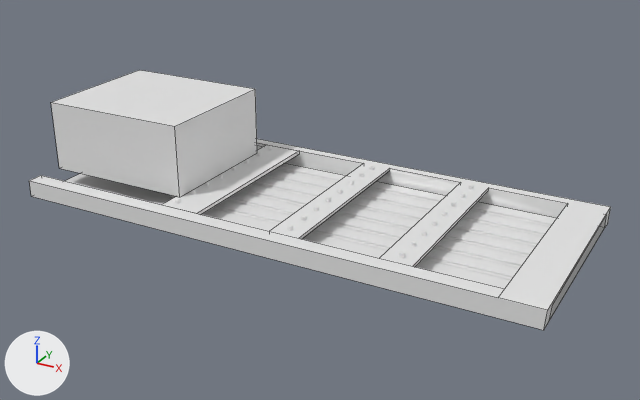
The FBX model Art/Environment Without Tracks And Rails.fbx: old version first, new version second.
Rendered twice from a 50 mm lens placed at (328.0, -578.0, 300.0), pointed at (12.0, -4.0, 13.0). Arrows for +X, +Y and +Z are at lower left; the lights stay in place. Mesh edges are drawn as thin lines on the coarser meshes. Where no turn or scale is listed for an object, it has been applied to the vertices. Vertices at the same position are counted once.

The older version as bpy lines, for what is in view:
```python
me_cube = bpy.data.meshes.new('Cube')
me_cube.from_pydata(...)  # 49 vertices, 29 faces; spans x -221.0..221.0, y -89.0..91.0, z 0.0..15.0
me_cube_004 = bpy.data.meshes.new('Cube.004')
me_cube_004.from_pydata(...)  # 160 vertices, 144 faces; spans x -137.0..170.0, y -9.0..148.0, z -1.0..1.0
me_cube_017 = bpy.data.meshes.new('Cube.017')
me_cube_017.from_pydata(...)  # a box spanning x -65.0..65.0, y -58.0..58.0, z -30.0..30.0
ob_molyneux_building = bpy.data.objects.new('Molyneux Building', me_cube_017)
ob_molyneux_building.location = (-152.5, 0.9, 44.8)
ob_platforms = bpy.data.objects.new('Platforms', me_cube_004)
ob_platforms.location = (19.8, -66.5, 1.0)
ob_walls = bpy.data.objects.new('Walls', me_cube)
ob_walls.location = (0.0, 0.0, -0.4)
```
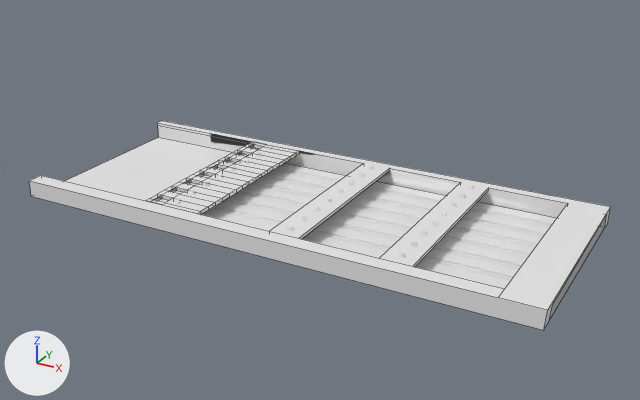
The change, as a diff of the scene's bpy script:
```diff
--- a/Art/Environment Without Tracks And Rails.fbx.py
+++ b/Art/Environment Without Tracks And Rails.fbx.py
@@ me_cube @@
 # used by ob_walls; location = (0.0, 0.0, -0.4)
-me_cube.from_pydata(...)  # 49 vertices, 29 faces; spans x -221.0..221.0, y -89.0..91.0, z 0.0..15.0
+me_cube.from_pydata(...)  # 185 vertices, 165 faces; spans x -221.0..221.0, y -89.0..91.0, z 0.0..15.0
+# me_cube part 1
+# 4 faces are deleted
+# 4 vertices are added at (-103.0, 82.0, 15.0), (-103.0, -76.0, 15.0), (-103.0, -76.0, 12.0), (-103.0, 82.0, 12.0)
+# 6 new vertices lie (0.0, -6.0, 0.0) away from vertices in x -103.0..-57.0, y 82.0, z 12.0..15.0
+# 6 new vertices lie (0.0, -10.0, 0.0) away from vertices in x -103.0..-57.0, y 76.0, z 12.0..15.0
+# 8 new vertices lie (-4.0, 0.0, 0.0) away from vertices in x -103.0, y -76.0..82.0, z 12.0..15.0
+# 8 new vertices lie (0.0, -10.0, 0.0) away from vertices in x -107.0..-57.0, y 66.0, z 12.0..15.0
+# 8 new vertices lie (0.0, -10.0, 0.0) away from vertices in x -107.0..-57.0, y 56.0, z 12.0..15.0
+# 8 new vertices lie (0.0, -10.0, 0.0) away from vertices in x -107.0..-57.0, y 46.0, z 12.0..15.0
+# 8 new vertices lie (0.0, -10.0, 0.0) away from vertices in x -107.0..-57.0, y 36.0, z 12.0..15.0
+# 8 new vertices lie (0.0, -9.0, 0.0) away from vertices in x -107.0..-57.0, y 26.0, z 12.0..15.0
+# 8 new vertices lie (0.0, -9.0, 0.0) away from vertices in x -107.0..-57.0, y 17.0, z 12.0..15.0
+# 8 new vertices lie (0.0, -11.0, 0.0) away from vertices in x -107.0..-57.0, y 8.0, z 12.0..15.0
+# 8 new vertices lie (0.0, -10.0, 0.0) away from vertices in x -107.0..-57.0, y -3.0, z 12.0..15.0
+# 8 new vertices lie (0.0, -9.0, 0.0) away from vertices in x -107.0..-57.0, y -13.0, z 12.0..15.0
+# 8 new vertices lie (0.0, -10.0, 0.0) away from vertices in x -107.0..-57.0, y -22.0, z 12.0..15.0
+# 8 new vertices lie (0.0, -10.0, 0.0) away from vertices in x -107.0..-57.0, y -32.0, z 12.0..15.0
+# 8 new vertices lie (0.0, -10.0, 0.0) away from vertices in x -107.0..-57.0, y -42.0, z 12.0..15.0
+# 8 new vertices lie (0.0, -9.0, 0.0) away from vertices in x -107.0..-57.0, y -52.0, z 12.0..15.0
+# 8 new vertices lie (0.0, 4.0, 0.0) away from vertices in x -107.0..-57.0, y -76.0, z 12.0..15.0
+# 140 new faces join them
@@ ob_molyneux_building @@
-ob_molyneux_building = bpy.data.objects.new('Molyneux Building', me_cube_017)
-ob_molyneux_building.location = (-152.5, 0.9, 44.8)
```

Pixel boxes (x1, y1, x2, y2) of what changed, in the pictures (640 x 400 px):
'Walls', reshaped: before (29, 139, 611, 330); after (29, 121, 611, 330)
'Molyneux Building', deleted: before (51, 70, 257, 197)
part 1 of me_cube, built on: before (162, 145, 299, 214); after (146, 142, 299, 214)
